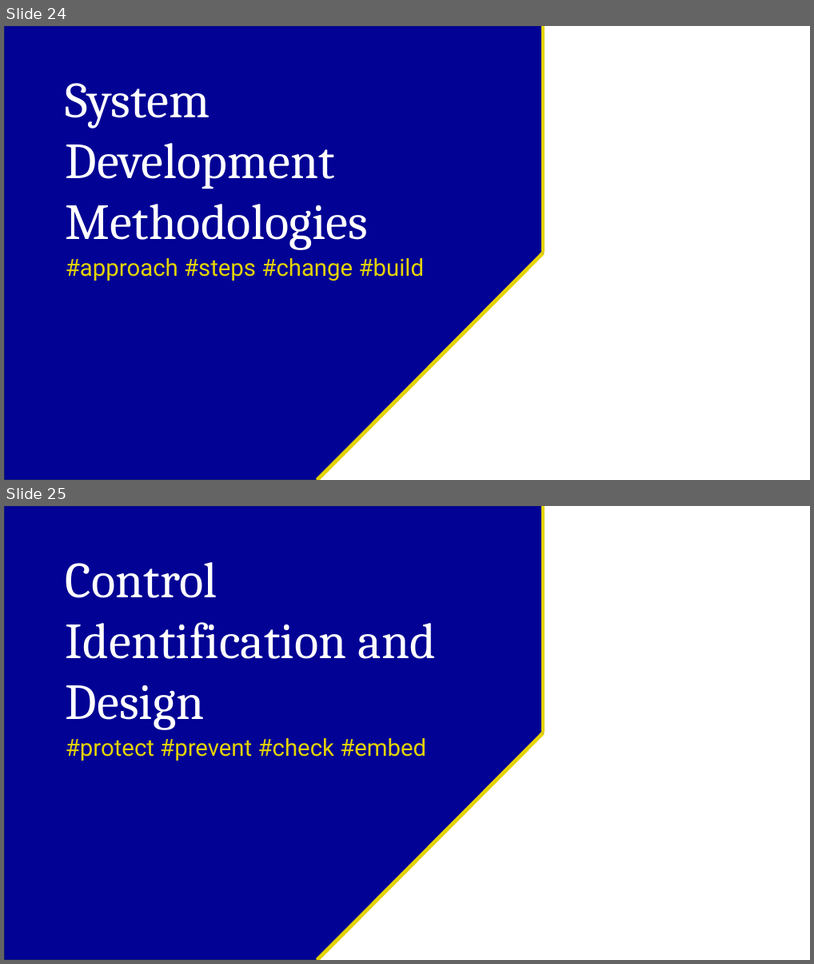
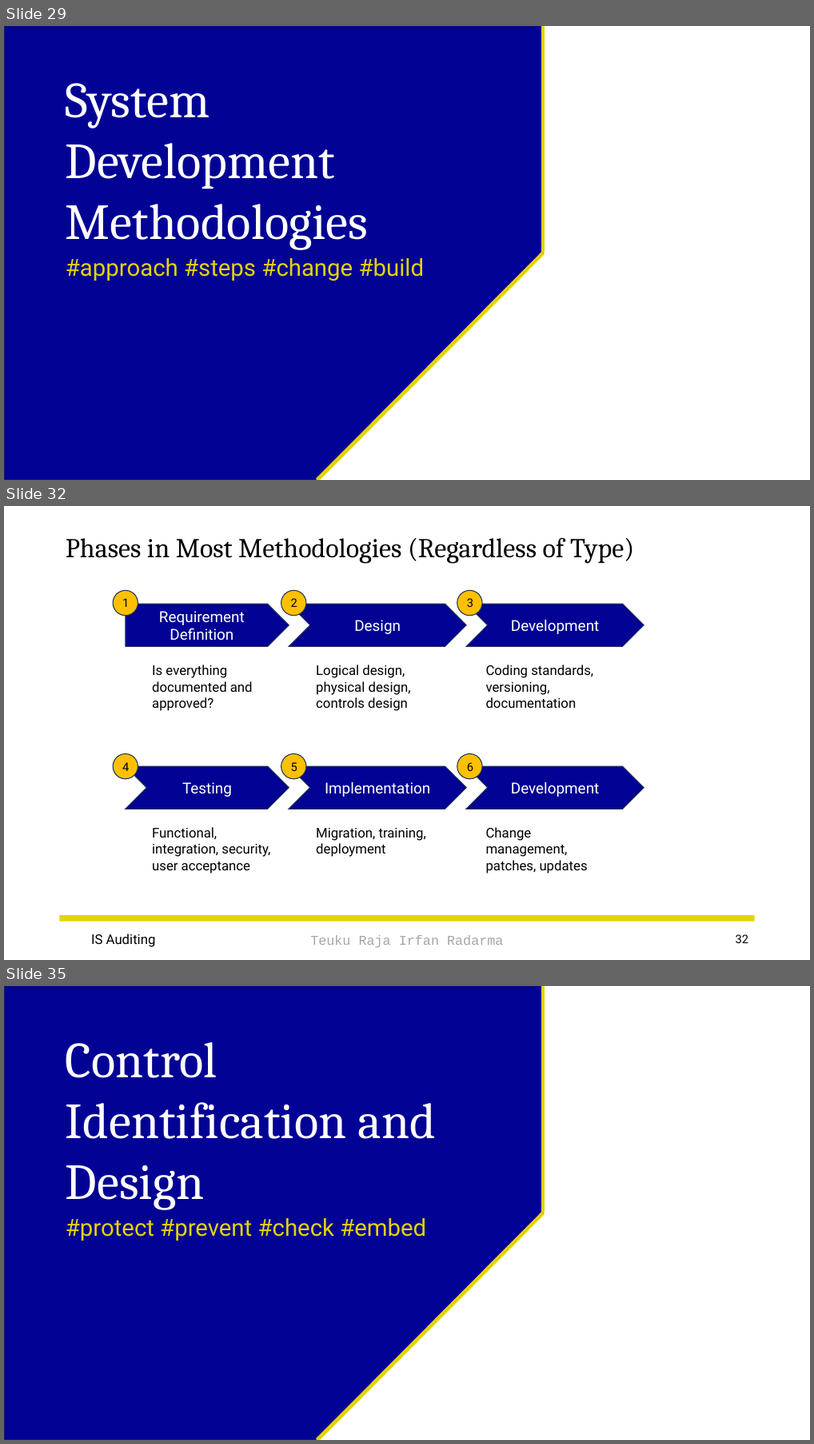
Before and after one commit to irfanradarma/Audit-SI, a slide deck: Slides/03 - IS Acquisition & Development.pptx. Shown one above the other, each under a label of ours: slides 24 and 25 before the commit, slides 29, 32 and 35 after it; the slides between them are not shown. The pictures are 814x964 and 814x1444 pixels, drawn with LibreOffice and Linux fonts; fonts in the diff are those of the drawing; background and template pictures are left out. Boxes give left, top, right and bottom in pixels: in the first picture for what was removed or moved away, otherwise in the second. Text is boxed around its words. In the diff, an @@ line names an element or a change of style, - is before the commit and + after.

```diff
--- a/Slides/03 - IS Acquisition & Development.pptx
+++ b/Slides/03 - IS Acquisition & Development.pptx
@@ slide 32 added at [4, 506, 810, 960], background picture (left out) @@
@@ title added at [66, 538, 634, 564], 32.4 pt, text #000000 @@
+Phases in Most Methodologies (Regardless of Type)
@@ ellipse added at [113, 590, 138, 615], fill #FFC000, outline #1E3256 1 pt, 14 pt, text #000000 @@
+1
@@ ellipse added at [282, 590, 306, 615], fill #FFC000, outline #1E3256 1 pt, 14 pt, text #000000 @@
+2
@@ ellipse added at [458, 590, 482, 615], fill #FFC000, outline #1E3256 1 pt, 14 pt, text #000000 @@
+3
@@ pentagon arrow added at [126, 604, 289, 646], fill #020294, outline #1E3256 1 pt, 18 pt, text #FFFFFF @@
+Requirement Definition
@@ chevron added at [289, 604, 466, 646], fill #020294, outline #1E3256 1 pt, 18 pt, text #FFFFFF @@
+Design
@@ chevron added at [466, 604, 645, 646], fill #020294, outline #1E3256 1 pt, 18 pt, text #FFFFFF @@
+Development
@@ text added at [152, 664, 253, 711], 16 pt, text #000000 @@
+Is everything documented and approved?
@@ text added at [316, 664, 411, 711], 16 pt, text #000000 @@
+Logical design, physical design, controls design
@@ text added at [486, 664, 594, 708], 16 pt, text #000000 @@
+Coding standards, versioning, documentation
@@ ellipse added at [113, 753, 138, 778], fill #FFC000, outline #1E3256 1 pt, 14 pt, text #000000 @@
+4
@@ chevron added at [126, 766, 289, 808], fill #020294, outline #1E3256 1 pt, 18 pt, text #FFFFFF @@
+Testing
@@ ellipse added at [282, 753, 306, 778], fill #FFC000, outline #1E3256 1 pt, 14 pt, text #000000 @@
+5
@@ chevron added at [289, 766, 466, 808], fill #020294, outline #1E3256 1 pt, 18 pt, text #FFFFFF @@
+Implementation
@@ ellipse added at [458, 753, 482, 778], fill #FFC000, outline #1E3256 1 pt, 14 pt, text #000000 @@
+6
@@ chevron added at [466, 766, 645, 808], fill #020294, outline #1E3256 1 pt, 18 pt, text #FFFFFF @@
+Development
@@ text added at [152, 827, 270, 873], 16 pt, text #000000 @@
+Functional, integration, security, user acceptance
@@ text added at [316, 828, 426, 856], 16 pt, text #000000 @@
+Migration, training, deployment
@@ text added at [486, 827, 588, 873], 16 pt, text #000000 @@
+Change management, patches, updates
@@ rectangle added at [60, 915, 755, 921], fill #E4D304 @@
@@ text added at [91, 933, 156, 947], 16 pt, text #000000 @@
+IS Auditing
@@ text added at [310, 935, 503, 948], 16 pt, text #A6A6A6 @@
+Teuku Raja Irfan Radarma
@@ page number added at [736, 934, 750, 943], 14 pt, text #000000 @@
+32
@@ what was slide 24 is now slide 29 @@
@@ what was slide 25 is now slide 35 @@
```
Also in this commit, not shown: 4 slides changed, 17 other slides added, 2 other files.
